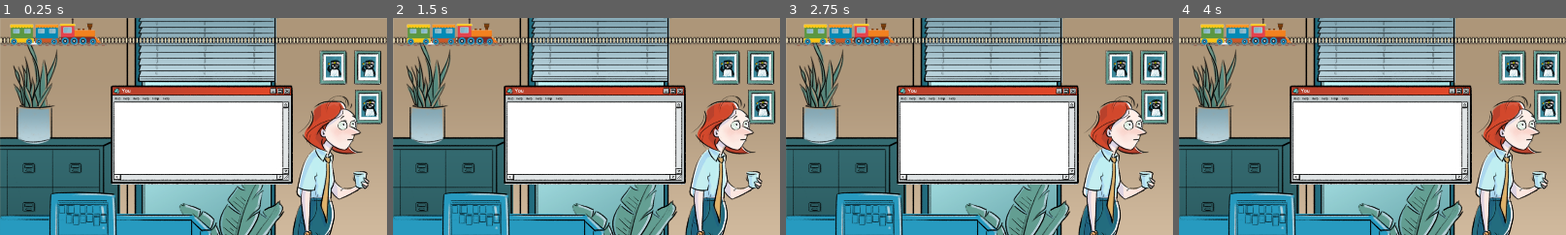
Above: before the commit, frames 1-4 (left to right).
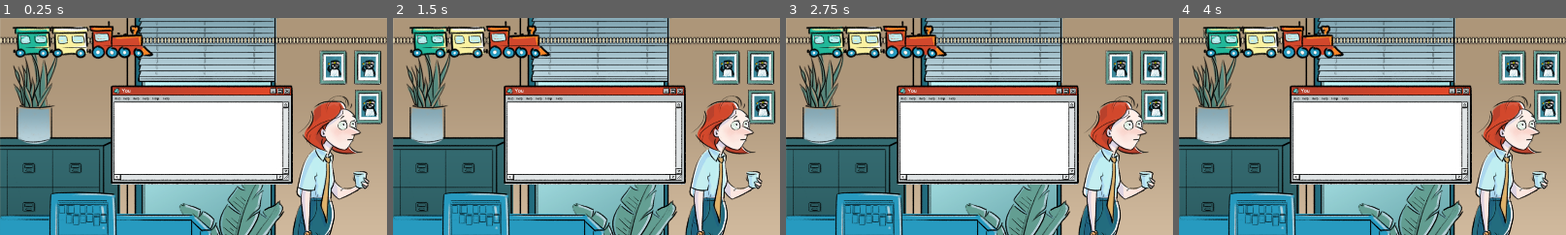
Above: after the commit, the same moments.

Repository: boneyard24/VGGJ2026
Game: Godot game, scene res://Main.tscn
Same seed, same stepped clock (60 frames per second), same inputs: the game is played once before the commit and once after it.
Inputs:
- Up to frame 1 (0.25 s): no input
- Up to frame 2 (1.5 s): tap Enter (enter) at 0.5, 0.6, 1.35 s; hold Right (right) 0.53-1.28 s; hold Down (down) from 1.28 s (still down)
- Up to frame 3 (2.75 s): release Down (down) at 2.03 s; hold Right (right) from 2.03 s (still down); tap Enter (enter) at 2.1 s
- Up to frame 4 (4 s): release Right (right) at 2.78 s; hold Up (up) 2.78-3.53 s; tap Enter (enter) at 2.85, 3.6 s; hold Left (left) from 3.53 s (still down)
The pictures show only the part of the screen within x 0-50%, y 0-50%; the shares and areas given below are measured in that part.

The runs differ from the first frame. In frame 1, 4.8% of the frame differs, in the area x 1-40%, y 0-19%; in frame 2, 4.8%, in the area x 1-41%, y 0-19%; in frame 3, 4.8%; in frame 4, 4.8%.

Commit message:
Train sprite is in!

Diff:
--- a/trainger/Scenes/TensionProgressBar/TensionProgressBar.tscn
+++ b/trainger/Scenes/TensionProgressBar/TensionProgressBar.tscn
@@ -1,7 +1,7 @@
 [gd_scene format=3 uid="uid://c4g1y7ktxton4"]
 
 [ext_resource type="Script" uid="uid://cy4c8ke0110vq" path="res://Scenes/TensionProgressBar/tension_progress_bar.gd" id="1_th8qu"]
-[ext_resource type="Texture2D" uid="uid://djeb2f7d5lrg0" path="res://Scenes/TensionProgressBar/placeholder_train.png" id="2_xh5px"]
+[ext_resource type="Texture2D" uid="uid://bkofha5e7aurg" path="res://Scenes/TensionProgressBar/6_Train@0.75x@0.75x.png" id="2_xh5px"]
 
 [node name="TensionProgressBar" type="Node2D" unique_id=1740585256]
 script = ExtResource("1_th8qu")
Binary file added: trainger/Scenes/TensionProgressBar/6_Train@0.75x@0.75x.png
Not shown, added: trainger/Scenes/TensionProgressBar/6_Train@0.75x@0.75x.png.import
